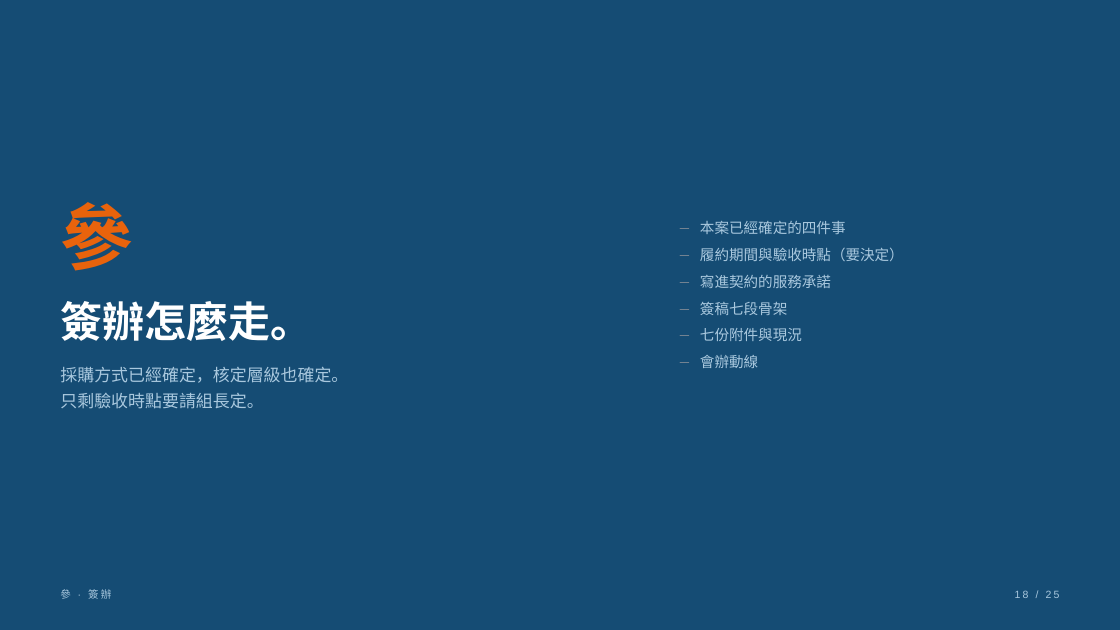
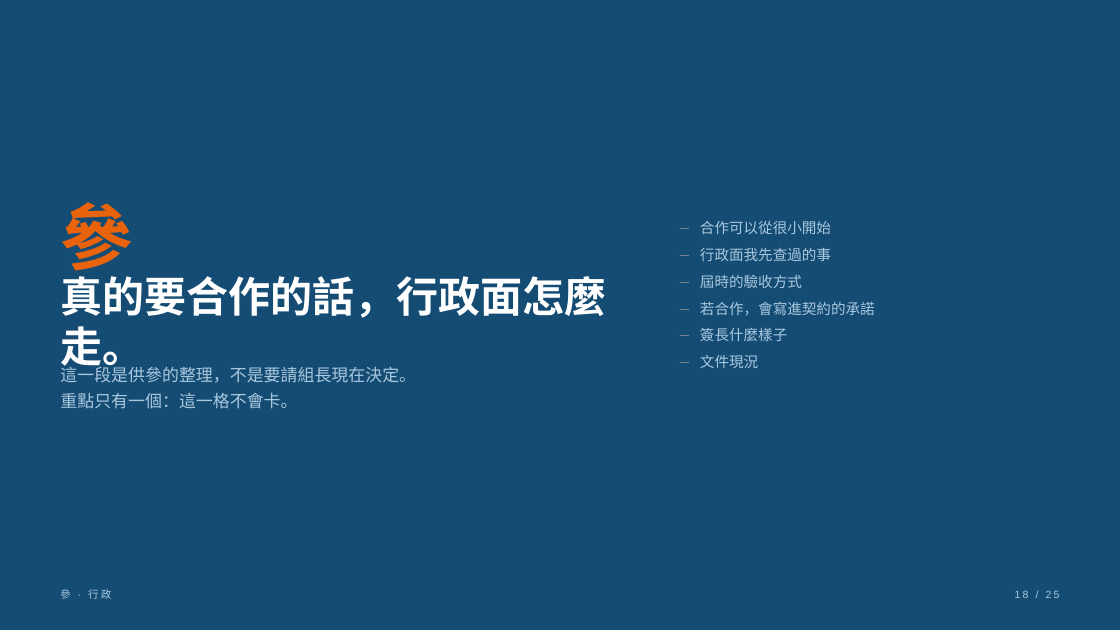
Before and after one commit to ryanxxhuang/PMIS, a slide deck: slide 18 of docs/pitch/組長簡報-產品資安與簽辦-2026-08-12.pptx. Drawn at 1120x630 pixels with LibreOffice and Linux fonts; fonts in the diff are those of the drawing. Boxes give left, top, right and bottom in pixels: in the first picture for what was removed or moved away, otherwise in the second. Text is boxed around its words. In the diff, an @@ line names an element or a change of style, - is before the commit and + after.

```diff
--- a/docs/pitch/組長簡報-產品資安與簽辦-2026-08-12.pptx
+++ b/docs/pitch/組長簡報-產品資安與簽辦-2026-08-12.pptx
@@ text at <box>700,221,831,234</box>: text changed @@
-本案已經確定的四件事
+合作可以從很小開始
@@ text at <box>700,248,831,261</box>: text changed @@
-履約期間與驗收時點（要決定）
+行政面我先查過的事
@@ text at <box>60,270,606,373</box>: text changed @@
-簽辦怎麼走。
+真的要合作的話，行政面怎麼走。
@@ text at <box>700,275,802,288</box>: text changed @@
-寫進契約的服務承諾
+屆時的驗收方式
@@ text at <box>700,302,875,315</box>: text changed @@
-簽稿七段骨架
+若合作，會寫進契約的承諾
@@ text at <box>700,328,787,341</box>: text changed @@
-七份附件與現況
+簽長什麼樣子
@@ text at <box>700,355,758,368</box>: text changed @@
-會辦動線
+文件現況
@@ text at <box>60,364,416,409</box>: text changed @@
-採購方式已經確定，核定層級也確定。
-只剩驗收時點要請組長定。
+這一段是供參的整理，不是要請組長現在決定。
+重點只有一個：這一格不會卡。
@@ text at <box>60,589,111,599</box>: text changed @@
-參 · 簽辦
+參 · 行政
```
Also in this commit, not shown: 6 other slides changed, 3 slides added, 3 slides removed, 3 other files.
